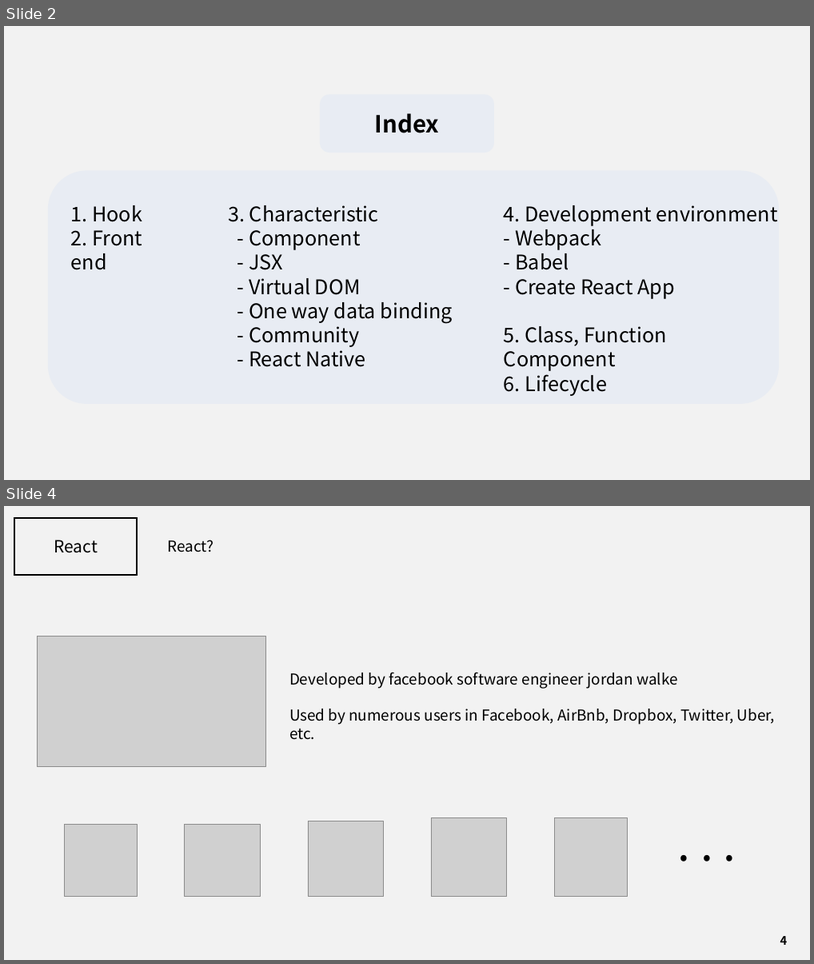
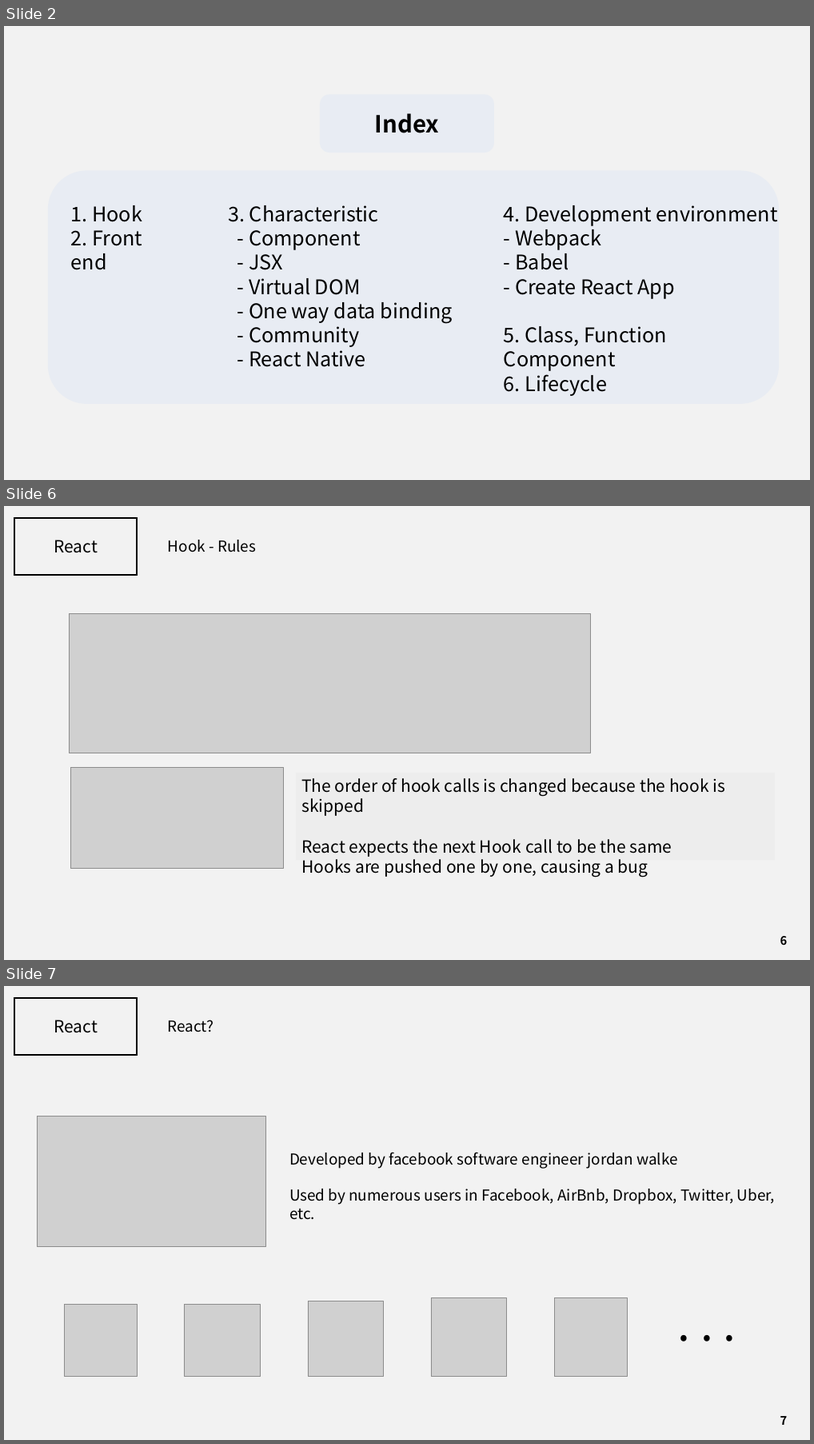
Before and after one commit to J3SUNG/Seminar, a slide deck: 210210_React_2.pptx. Shown one above the other, each under a label of ours: slides 2 and 4 before the commit, slides 2, 6 and 7 after it; the slides between them are not shown. The pictures are 814x964 and 814x1444 pixels, drawn with LibreOffice and Linux fonts; fonts in the diff are those of the drawing; grey boxes stand for pictures. Boxes give left, top, right and bottom in pixels: in the first picture for what was removed or moved away, otherwise in the second. Text is boxed around its words. In the diff, an @@ line names an element or a change of style, - is before the commit and + after.

```diff
--- a/210210_React_2.pptx
+++ b/210210_React_2.pptx
@@ slide 6 added at (4, 506, 810, 960), background #F2F2F2 @@
@@ rectangle added at (14, 518, 137, 574), outline #000000 2 pt @@
@@ text added at (54, 540, 98, 553), 20 pt, text #000000 @@
+React
@@ text added at (168, 540, 256, 552), 18 pt, text #000000 @@
+Hook - Rules
@@ picture added at (69, 614, 591, 753) @@
@@ picture added at (70, 768, 284, 868) @@
@@ text added at (302, 778, 726, 876), 20 pt, text #000000 @@
+The order of hook calls is changed because the hook is skipped
+React expects the next Hook call to be the same
+Hooks are pushed one by one, causing a bug
@@ page number added at (781, 936, 788, 944), 14 pt, text #000000, bold @@
+6
@@ what was slide 4 is now slide 7 @@
@@ page number at (781, 1416, 788, 1424): text changed @@
-4
+7
```
Also in this commit, not shown: 1 slide changed, 3 other slides added, 1 slide removed.
